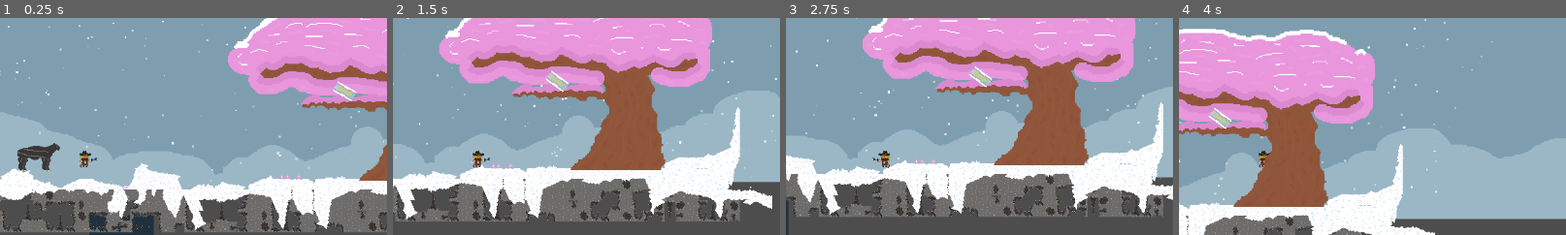
Above: before the commit, frames 1-4 (left to right).
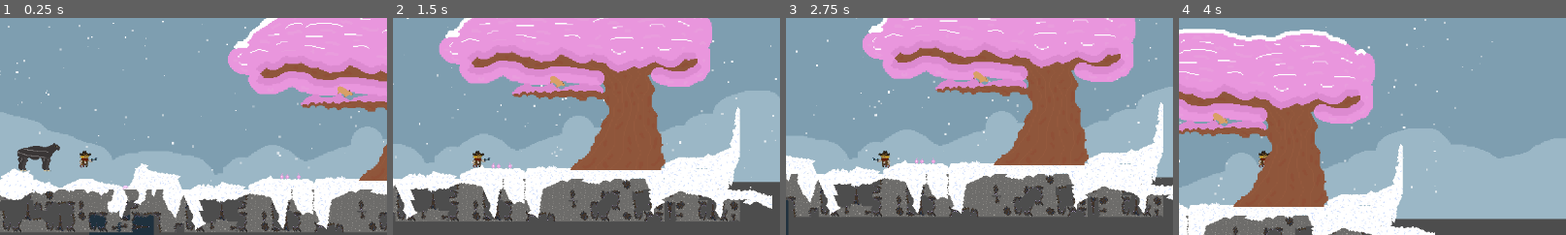
Above: after the commit, the same moments.

Repository: sDANTOSO/CozySnowCowboyGame
Game: Godot game, scene res://Scenes/theSnow.tscn
The game is run twice, just before and just after one commit, with the same random seed, the same clock (stepped at 60 frames per second) and the same inputs. This scene is started directly instead of the project's main scene.
Inputs (mouse positions are % of the whole screen's width and height, from its top left):
- Up to frame 1 (0.25 s): no input
- Up to frame 2 (1.5 s): tap Enter (ui_accept) at 0.5, 0.77 s; move the mouse to (72, 45) at 0.52 s; hold D (right) from 0.53 s (still down); tap F (Grab) at 0.6 s; move the mouse to (30, 55) at 1.27 s; click (30, 55) at 1.35 s
- Up to frame 3 (2.75 s): tap Enter (ui_accept) at 1.52 s; move the mouse to (60, 28) at 2.02 s; release D (right) at 2.03 s; hold A (left) from 2.03 s (still down); tap E (dismount) at 2.1 s
- Up to frame 4 (4 s): move the mouse to (45, 70) at 2.77 s; release A (left) at 2.78 s; hold D (right) from 2.78 s (still down); tap Alt at 2.85 s; tap Enter (ui_accept) at 3.02, 3.77 s; move the mouse to (80, 65) at 3.52 s; tap Shift at 3.6 s
The pictures show only the part of the screen within x 39-89%, y 33-83%; the shares and areas given below are measured in that part.

The runs differ from the first frame. In frame 1, 0.3% of the frame differs, in the area x 85-93%, y 29-39%; in frame 2, 0.3%; in frame 3, 0.3%; in frame 4, 0.3%, in the area x 7-14%, y 41-52%.

Commit message:
added fourmyle and capybara animations

Diff:
--- a/cozy-snow-cowboy/capybara.tscn
+++ b/cozy-snow-cowboy/capybara.tscn
@@ -1,12 +1,81 @@
-[gd_scene format=3 uid="uid://ckrc2y7xwawng"]
+[gd_scene load_steps=17 format=3 uid="uid://ckrc2y7xwawng"]
 
 [ext_resource type="Script" uid="uid://ro0hvnrcnv0c" path="res://capybara.gd" id="1_2o0kj"]
 [ext_resource type="Texture2D" uid="uid://p6e833qd1vwv" path="res://Assets/capybara1.png" id="1_ml7vp"]
+[ext_resource type="Texture2D" uid="uid://c4syurpysgg4x" path="res://Assets/capybara animation-sheet.png" id="2_4w3eh"]
 [ext_resource type="Texture2D" uid="uid://dvpf1yd6ehojq" path="res://Assets/CryoTopHalf.png" id="2_ji052"]
 [ext_resource type="Texture2D" uid="uid://kgbia04cxwam" path="res://Assets/CryoBottomHalf.png" id="3_2o0kj"]
 
+[sub_resource type="AtlasTexture" id="AtlasTexture_2gl14"]
+atlas = ExtResource("2_4w3eh")
+region = Rect2(0, 0, 64, 32)
+
+[sub_resource type="AtlasTexture" id="AtlasTexture_mdcek"]
+atlas = ExtResource("2_4w3eh")
+region = Rect2(64, 0, 64, 32)
+
+[sub_resource type="AtlasTexture" id="AtlasTexture_uitw0"]
+atlas = ExtResource("2_4w3eh")
+region = Rect2(128, 0, 64, 32)
+
+[sub_resource type="AtlasTexture" id="AtlasTexture_byaop"]
+atlas = ExtResource("2_4w3eh")
+region = Rect2(192, 0, 64, 32)
+
+[sub_resource type="AtlasTexture" id="AtlasTexture_6qa5n"]
+atlas = ExtResource("2_4w3eh")
+region = Rect2(256, 0, 64, 32)
+
+[sub_resource type="AtlasTexture" id="AtlasTexture_thxd0"]
+atlas = ExtResource("2_4w3eh")
+region = Rect2(320, 0, 64, 32)
+
+[sub_resource type="AtlasTexture" id="AtlasTexture_0a4tt"]
+atlas = ExtResource("2_4w3eh")
+region = Rect2(384, 0, 64, 32)
+
+[sub_resource type="AtlasTexture" id="AtlasTexture_koeye"]
+atlas = ExtResource("2_4w3eh")
+region = Rect2(448, 0, 64, 32)
+
+[sub_resource type="AtlasTexture" id="AtlasTexture_422w5"]
+atlas = ExtResource("2_4w3eh")
+region = Rect2(512, 0, 64, 32)
+
 [sub_resource type="SpriteFrames" id="SpriteFrames_5h5f7"]
 animations = [{
+"frames": [{
+"duration": 1.0,
+"texture": SubResource("AtlasTexture_2gl14")
+}, {
+"duration": 1.0,
+"texture": SubResource("AtlasTexture_mdcek")
+}, {
+"duration": 1.0,
+"texture": SubResource("AtlasTexture_uitw0")
+}, {
+"duration": 1.0,
+"texture": SubResource("AtlasTexture_byaop")
+}, {
+"duration": 1.0,
+"texture": SubResource("AtlasTexture_6qa5n")
+}, {
+"duration": 1.0,
+"texture": SubResource("AtlasTexture_thxd0")
+}, {
+"duration": 1.0,
+"texture": SubResource("AtlasTexture_0a4tt")
+}, {
+"duration": 1.0,
+"texture": SubResource("AtlasTexture_koeye")
+}, {
+"duration": 1.0,
+"texture": SubResource("AtlasTexture_422w5")
+}],
+"loop": true,
+"name": &"Walking",
+"speed": 6.0
+}, {
 "frames": [{
 "duration": 1.0,
 "texture": ExtResource("1_ml7vp")
@@ -19,29 +88,34 @@
 [sub_resource type="RectangleShape2D" id="RectangleShape2D_ji052"]
 size = Vector2(9, 20)
 
-[node name="Capybara" type="Node2D" unique_id=1827317944]
+[node name="Capybara" type="Node2D"]
 script = ExtResource("1_2o0kj")
 
-[node name="RigidBody2D" type="RigidBody2D" parent="." unique_id=652214740]
+[node name="RigidBody2D" type="RigidBody2D" parent="."]
 collision_layer = 4
 collision_mask = 63
 
-[node name="AnimatedSprite2D" type="AnimatedSprite2D" parent="RigidBody2D" unique_id=775665857]
+[node name="AnimatedSprite2D" type="AnimatedSprite2D" parent="RigidBody2D"]
 position = Vector2(-14.5, 8)
 scale = Vector2(0.546875, 0.5)
 sprite_frames = SubResource("SpriteFrames_5h5f7")
+animation = &"Walking"
+frame_progress = 0.7118177
 
-[node name="CryoTopHalf" type="Sprite2D" parent="RigidBody2D" unique_id=293273422]
+[node name="CryoTopHalf" type="Sprite2D" parent="RigidBody2D"]
+visible = false
 position = Vector2(-17, 0)
 scale = Vector2(0.9999999, 0.9999999)
 texture = ExtResource("2_ji052")
 
-[node name="CryoBottomHalf" type="Sprite2D" parent="RigidBody2D" unique_id=863781675]
+[node name="CryoBottomHalf" type="Sprite2D" parent="RigidBody2D"]
+visible = false
 position = Vector2(-17, 0)
 scale = Vector2(0.9999999, 0.9999999)
 texture = ExtResource("3_2o0kj")
 
-[node name="CollisionShape2D" type="CollisionShape2D" parent="RigidBody2D" unique_id=414906041]
+[node name="CollisionShape2D" type="CollisionShape2D" parent="RigidBody2D"]
+visible = false
 position = Vector2(-18, 9.5)
 rotation = 1.5707964
 shape = SubResource("RectangleShape2D_ji052")
--- a/cozy-snow-cowboy/fourmyle.tscn
+++ b/cozy-snow-cowboy/fourmyle.tscn
@@ -1,10 +1,72 @@
-[gd_scene load_steps=5 format=3 uid="uid://cqlvwanlj647b"]
+[gd_scene load_steps=14 format=3 uid="uid://cqlvwanlj647b"]
 
 [ext_resource type="Texture2D" uid="uid://bsxyx2igwi7wy" path="res://Assets/Fourmyle1.png" id="1_fqqmo"]
 [ext_resource type="Script" uid="uid://dm2ixstjo1kug" path="res://Fourmyle.gd" id="1_ykl54"]
+[ext_resource type="Texture2D" uid="uid://bc86aqpijdkrh" path="res://Assets/Fourmyleanimation.png" id="2_tdh1p"]
+
+[sub_resource type="AtlasTexture" id="AtlasTexture_xmj3w"]
+atlas = ExtResource("2_tdh1p")
+region = Rect2(0, 0, 96, 64)
+
+[sub_resource type="AtlasTexture" id="AtlasTexture_c8hh8"]
+atlas = ExtResource("2_tdh1p")
+region = Rect2(96, 0, 96, 64)
+
+[sub_resource type="AtlasTexture" id="AtlasTexture_wopsd"]
+atlas = ExtResource("2_tdh1p")
+region = Rect2(192, 0, 96, 64)
+
+[sub_resource type="AtlasTexture" id="AtlasTexture_ps24r"]
+atlas = ExtResource("2_tdh1p")
+region = Rect2(288, 0, 96, 64)
+
+[sub_resource type="AtlasTexture" id="AtlasTexture_5a7cw"]
+atlas = ExtResource("2_tdh1p")
+region = Rect2(384, 0, 96, 64)
+
+[sub_resource type="AtlasTexture" id="AtlasTexture_uta0r"]
+atlas = ExtResource("2_tdh1p")
+region = Rect2(480, 0, 96, 64)
+
+[sub_resource type="AtlasTexture" id="AtlasTexture_12pt7"]
+atlas = ExtResource("2_tdh1p")
+region = Rect2(576, 0, 96, 64)
+
+[sub_resource type="AtlasTexture" id="AtlasTexture_iffuk"]
+atlas = ExtResource("2_tdh1p")
+region = Rect2(672, 0, 96, 64)
 
 [sub_resource type="SpriteFrames" id="SpriteFrames_ykl54"]
 animations = [{
+"frames": [{
+"duration": 1.0,
+"texture": SubResource("AtlasTexture_xmj3w")
+}, {
+"duration": 1.0,
+"texture": SubResource("AtlasTexture_c8hh8")
+}, {
+"duration": 1.0,
+"texture": SubResource("AtlasTexture_wopsd")
+}, {
+"duration": 1.0,
+"texture": SubResource("AtlasTexture_ps24r")
+}, {
+"duration": 1.0,
+"texture": SubResource("AtlasTexture_5a7cw")
+}, {
+"duration": 1.0,
+"texture": SubResource("AtlasTexture_uta0r")
+}, {
+"duration": 1.0,
+"texture": SubResource("AtlasTexture_12pt7")
+}, {
+"duration": 1.0,
+"texture": SubResource("AtlasTexture_iffuk")
+}],
+"loop": true,
+"name": &"Walking",
+"speed": 10.0
+}, {
 "frames": [{
 "duration": 1.0,
 "texture": ExtResource("1_fqqmo")
@@ -30,8 +92,12 @@
 [node name="AnimatedSprite2D" type="AnimatedSprite2D" parent="."]
 unique_name_in_owner = true
 sprite_frames = SubResource("SpriteFrames_ykl54")
+animation = &"Walking"
+frame = 7
+frame_progress = 0.18282773
 
 [node name="CollisionPolygon2D" type="CollisionPolygon2D" parent="."]
+visible = false
 polygon = PackedVector2Array(-23, 31, -31, 31, -35, 8, -35, 2, -20, -3, 7, 2, 18, -9, 25, -4, 11, 11, 10, 30, 3, 30, 0, 12, -10, 12, -22, 11, -25, 23)
 
 [node name="Area2D" type="Area2D" parent="."]
--- a/cozy-snow-cowboy/project.godot
+++ b/cozy-snow-cowboy/project.godot
@@ -16,7 +16,7 @@
 
 config/name="CozySnowCowboy"
 run/main_scene="uid://dgj5najb6c1qp"
-config/features=PackedStringArray("4.6", "Forward Plus")
+config/features=PackedStringArray("4.5", "Forward Plus")
 
 [dotnet]
 
Binary file added: cozy-snow-cowboy/Assets/Fourmyleanimation.png
Not shown, added: cozy-snow-cowboy/Assets/Fourmyleanimation.png.import
Binary file added: cozy-snow-cowboy/Assets/capybara animation-sheet.png
Not shown, added: cozy-snow-cowboy/Assets/capybara animation-sheet.png.import
Binary file added: cozy-snow-cowboy/Assets/capybara animation.png
Not shown, added: cozy-snow-cowboy/Assets/capybara animation.png.import
